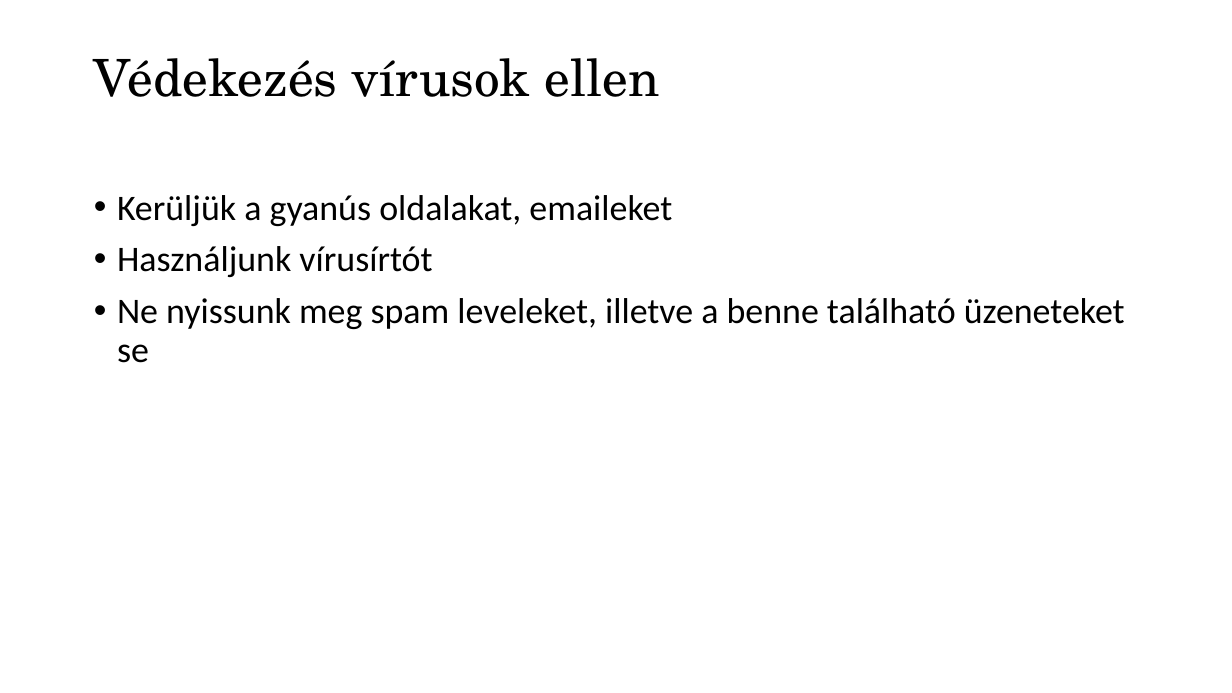
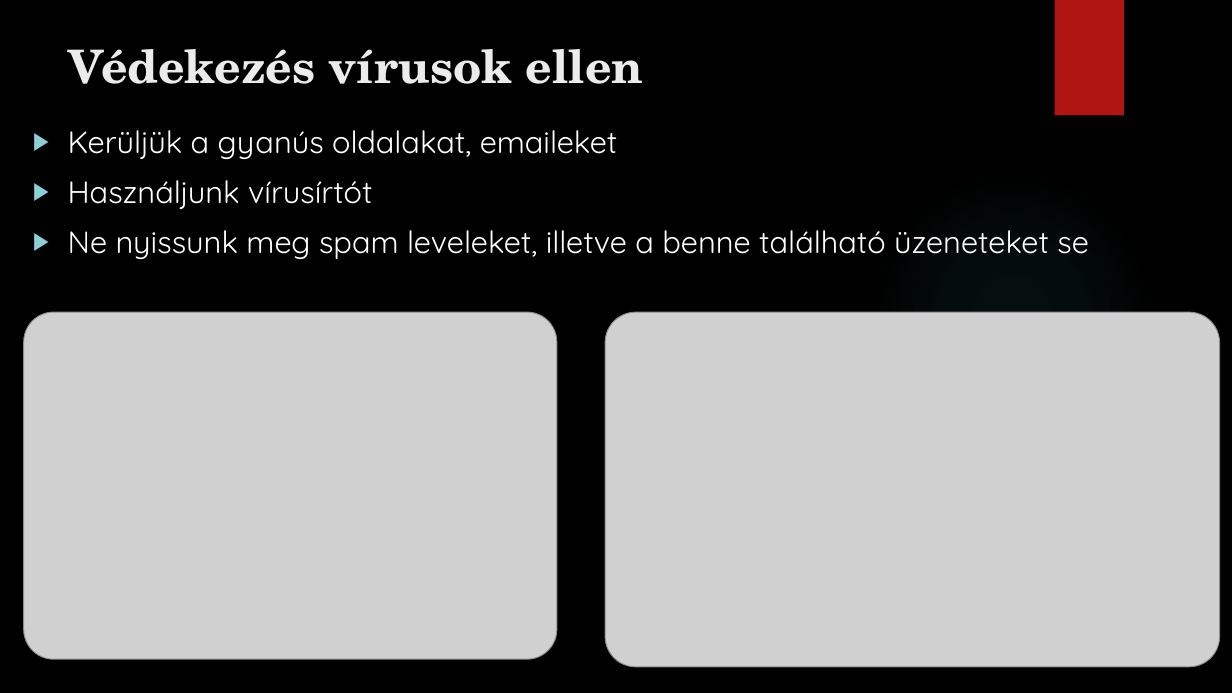
Before and after one commit to somodikonrad/Paprika, a slide deck: slide 7 of Beadandó SK.pptx. Drawn at 1232x693 pixels with LibreOffice and Linux fonts; fonts in the diff are those of the drawing; grey boxes stand for pictures; background and template pictures are left out. Boxes give left, top, right and bottom in pixels: in the first picture for what was removed or moved away, otherwise in the second. Text is boxed around its words. In the diff, an @@ line names an element or a change of style, - is before the commit and + after.

```diff
--- a/Beadandó SK.pptx
+++ b/Beadandó SK.pptx
@@ background #FFFFFF to picture (left out) @@
@@ rectangle added at <box>1055,0,1124,116</box>, fill #B01513 @@
@@ title "Védekezés vírusok ellen": place and size @@
-title "Védekezés vírusok ellen" at <box>94,58,659,97</box>
+title "Védekezés vírusok ellen" at <box>69,49,643,84</box>
@@ title "Védekezés vírusok ellen" at <box>69,49,643,84</box>: size 40 to 36 pt, text colour #000000 to #EBEBEB, bold on; line spacing 0.9 to 1; vertical alignment middle to top @@
@@ text "Kerüljük a gyanús oldalakat, emaileket": place and size @@
-text "Kerüljük a gyanús oldalakat, emaileket" at <box>117,195,1125,363</box>
+text "Kerüljük a gyanús oldalakat, emaileket" at <box>68,130,1089,259</box>
@@ text "Kerüljük a gyanús oldalakat, emaileket" at <box>68,130,1089,259</box>: size 28 to 24 pt, font Calibri to Quicksand, text colour #000000 to #FFFFFF; bullet • to ▶; line spacing 0.9 to 1 @@
@@ ellipse added at <box>870,169,1154,454</box>, fill gradient #50B9C1 @@
@@ picture added at <box>24,312,557,660</box> @@
@@ picture added at <box>605,312,1220,667</box> @@
```
Also in this commit, not shown: 9 other slides changed.
